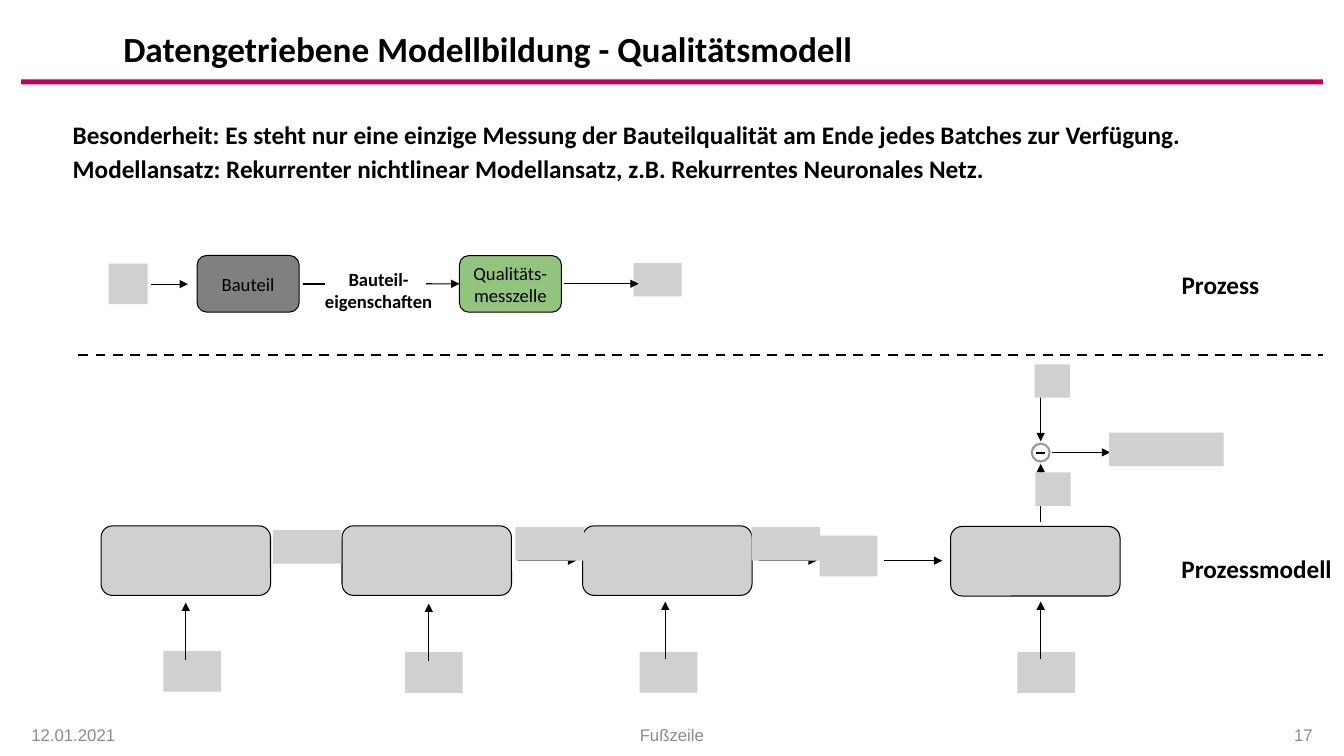
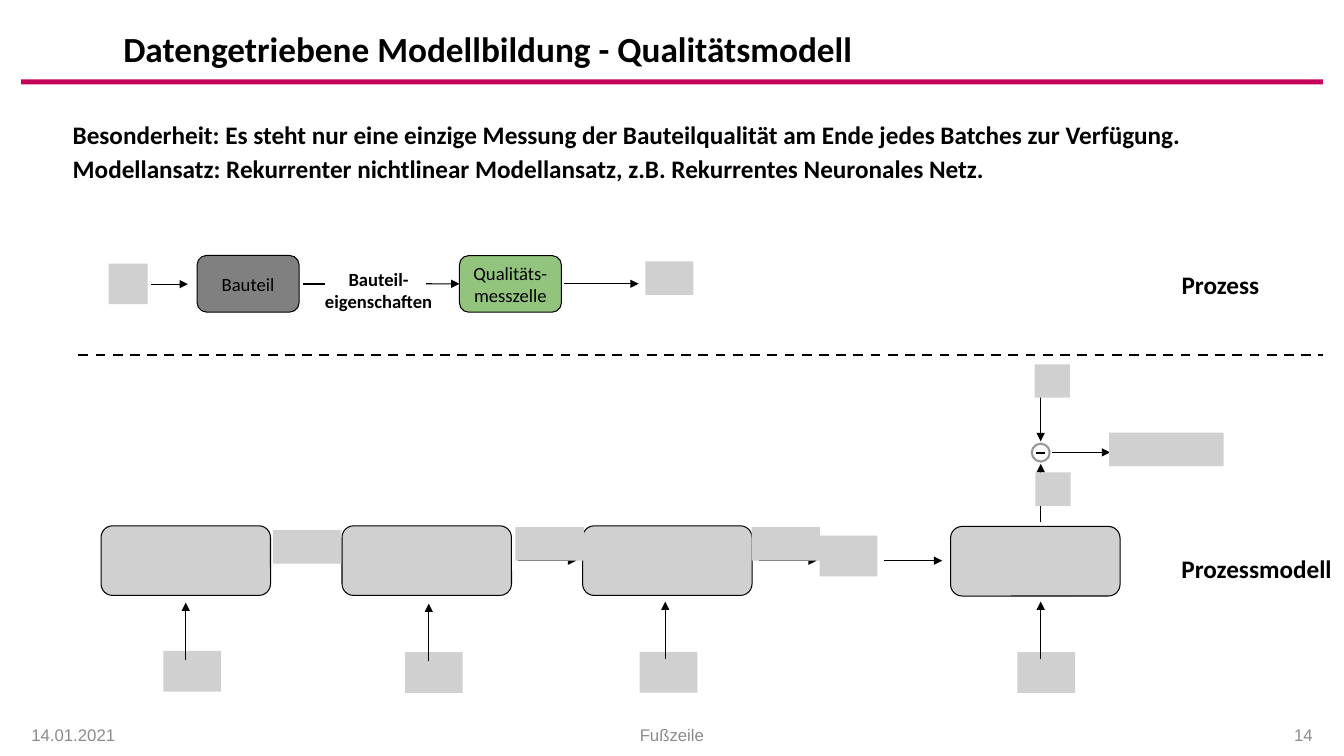
Before and after one commit to arehmer/DigitalTwinInjectionMoulding, a slide deck: slide 14 of Präsentationen/Kick-Off_Agenda.pptx (slide 17 before the commit). Drawn at 1344x756 pixels with LibreOffice and Linux fonts; fonts in the diff are those of the drawing; grey boxes stand for pictures; background and template pictures are left out. Boxes give left, top, right and bottom in pixels: in the first picture for what was removed or moved away, otherwise in the second. Text is boxed around its words. In the diff, an @@ line names an element or a change of style, - is before the commit and + after.

```diff
--- a/Präsentationen/Kick-Off_Agenda.pptx
+++ b/Präsentationen/Kick-Off_Agenda.pptx
@@ picture: place and size @@
-picture at (634,263,683,296)
+picture at (645,261,694,294)
@@ text at (31,729,115,741): text changed @@
-12.01.2021
+14.01.2021
@@ page number at (1294,729,1313,741): text changed @@
-17
+14
```
Also in this commit, not shown: 18 other slides changed, 4 slides added, 4 other files.
